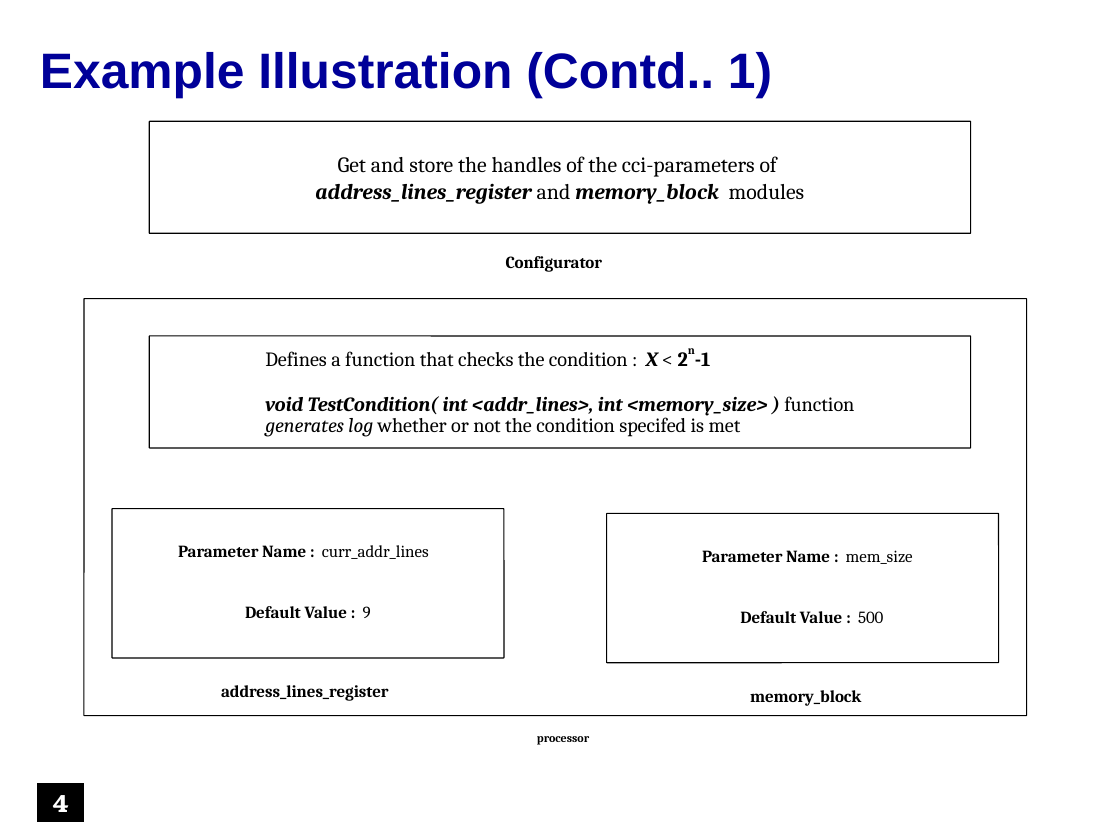
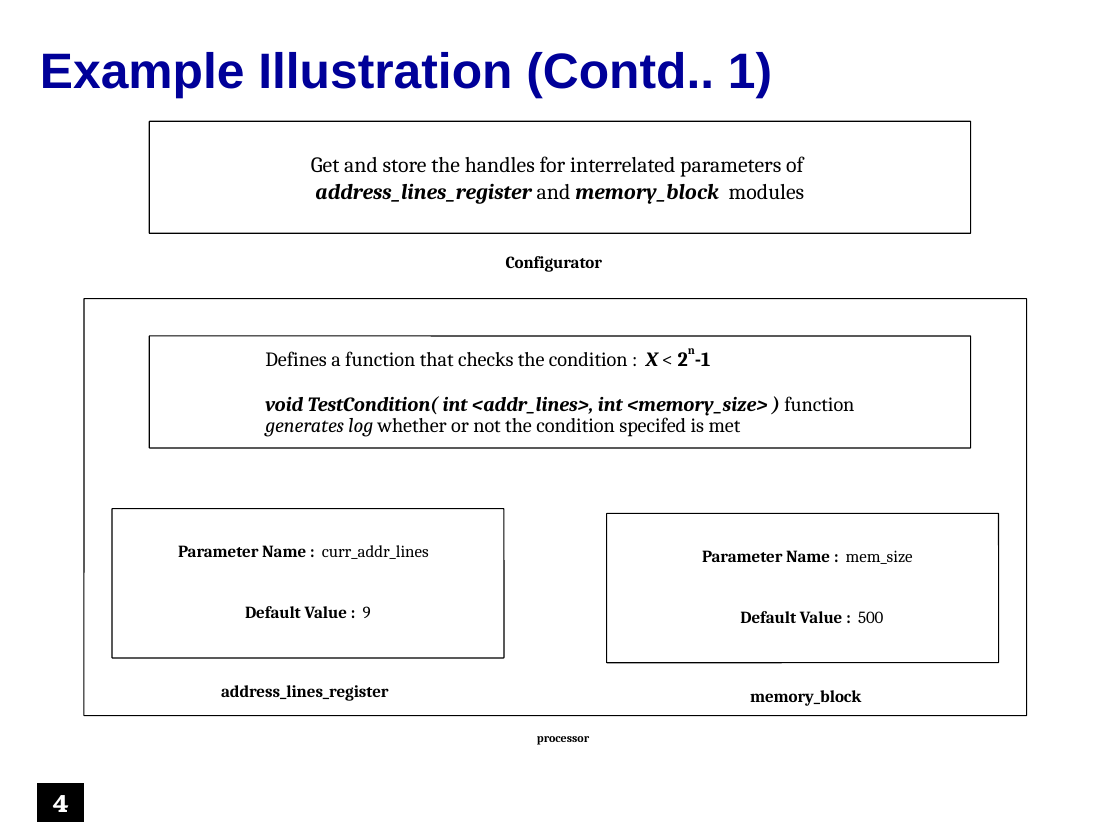
Before and after one commit to accellera-official/cci, a slide deck: slide 4 of examples/ex15_Inter_Parameter_Value_Constraints/docs/ex15_Inter_Parameter_Value_Constraints.ppt. Drawn at 1120x840 pixels with LibreOffice and Linux fonts; fonts in the diff are those of the drawing; background and template pictures are left out. Boxes give left, top, right and bottom in pixels: in the first picture for what was removed or moved away, otherwise in the second. Text is boxed around its words. In the diff, an @@ line names an element or a change of style, - is before the commit and + after.

```diff
--- a/examples/ex15_Inter_Parameter_Value_Constraints/docs/ex15_Inter_Parameter_Value_Constraints.ppt
+++ b/examples/ex15_Inter_Parameter_Value_Constraints/docs/ex15_Inter_Parameter_Value_Constraints.ppt
@@ text in rounded rectangle at <box>311,156,803,177</box>: text changed @@
-Get and store the handles of the cci-parameters of
+Get and store the handles for interrelated parameters of
```
Also in this commit, not shown: 5 other slides changed, 12 other files.
